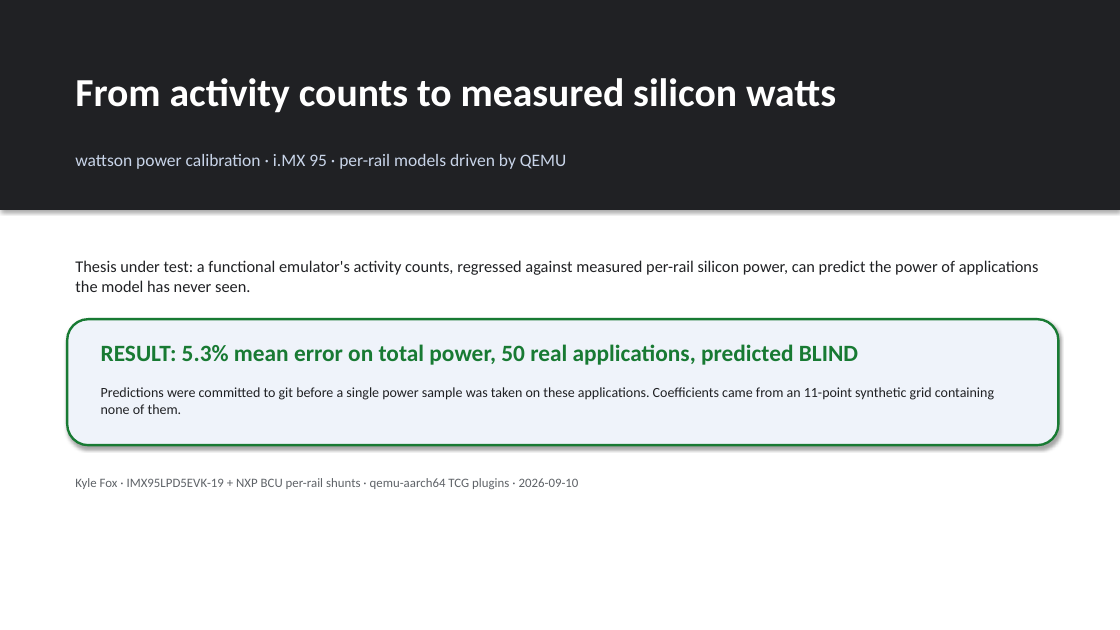
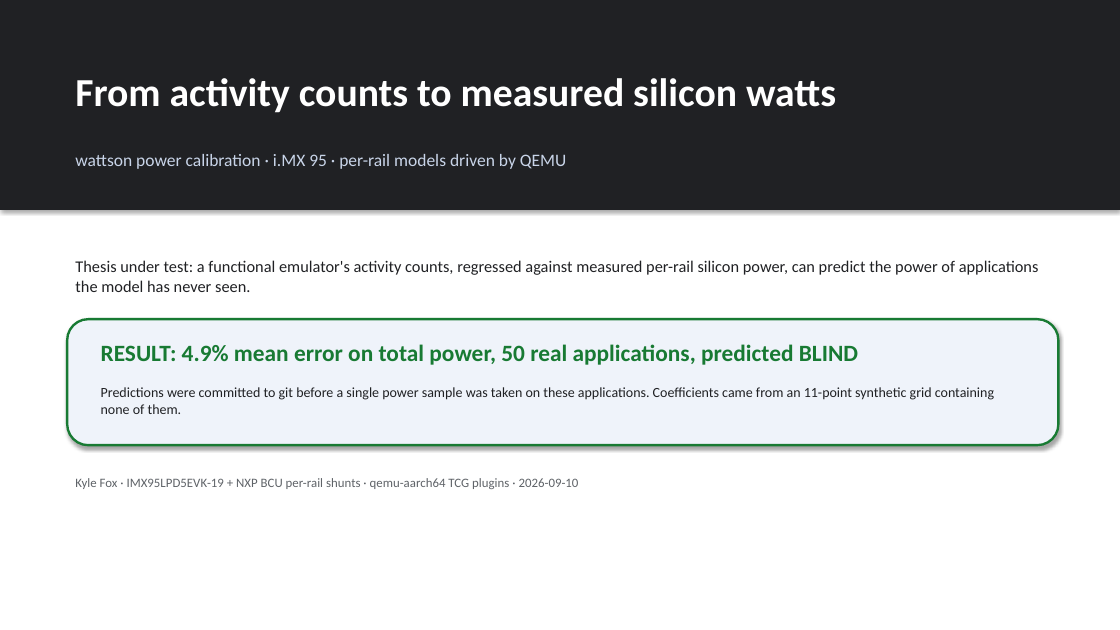
Before and after one commit to kylefoxaustin/wattson, a slide deck: slide 1 of xcheck/wattson-power.pptx. Drawn at 1120x630 pixels with LibreOffice and Linux fonts; fonts in the diff are those of the drawing. Boxes give left, top, right and bottom in pixels: in the first picture for what was removed or moved away, otherwise in the second. Text is boxed around its words. In the diff, an @@ line names an element or a change of style, - is before the commit and + after.

```diff
--- a/xcheck/wattson-power.pptx
+++ b/xcheck/wattson-power.pptx
@@ text at <box>101,344,858,365</box>: text changed @@
-RESULT: 5.3% mean error on total power, 50 real applications, predicted BLIND
+RESULT: 4.9% mean error on total power, 50 real applications, predicted BLIND
```
Also in this commit, not shown: 6 other slides changed, 2 slides added, 1 slide removed, 5 other files.
